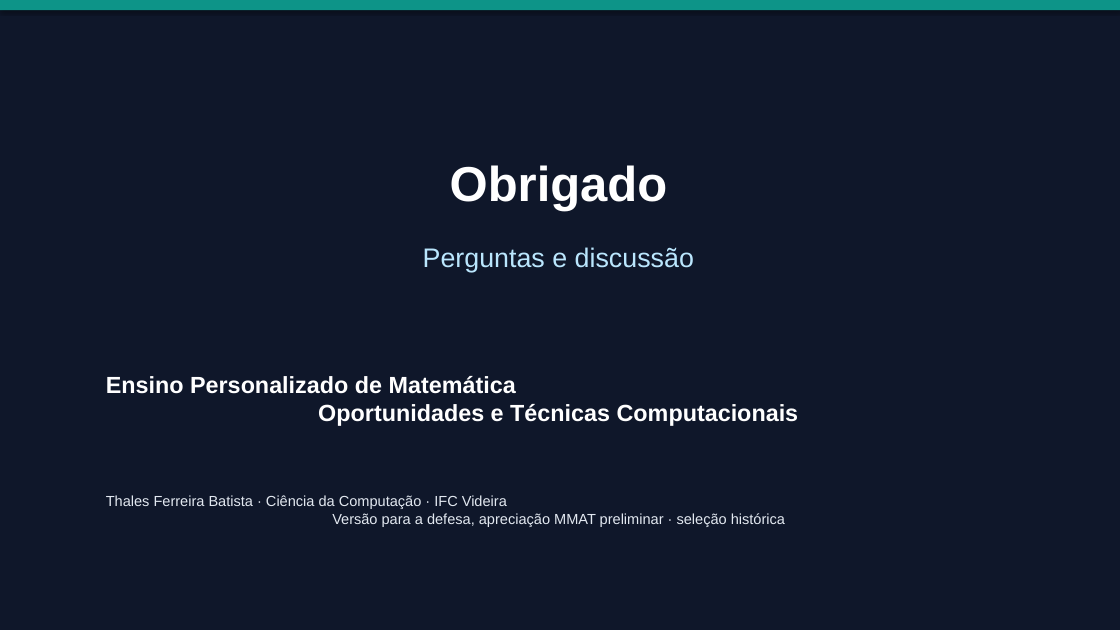
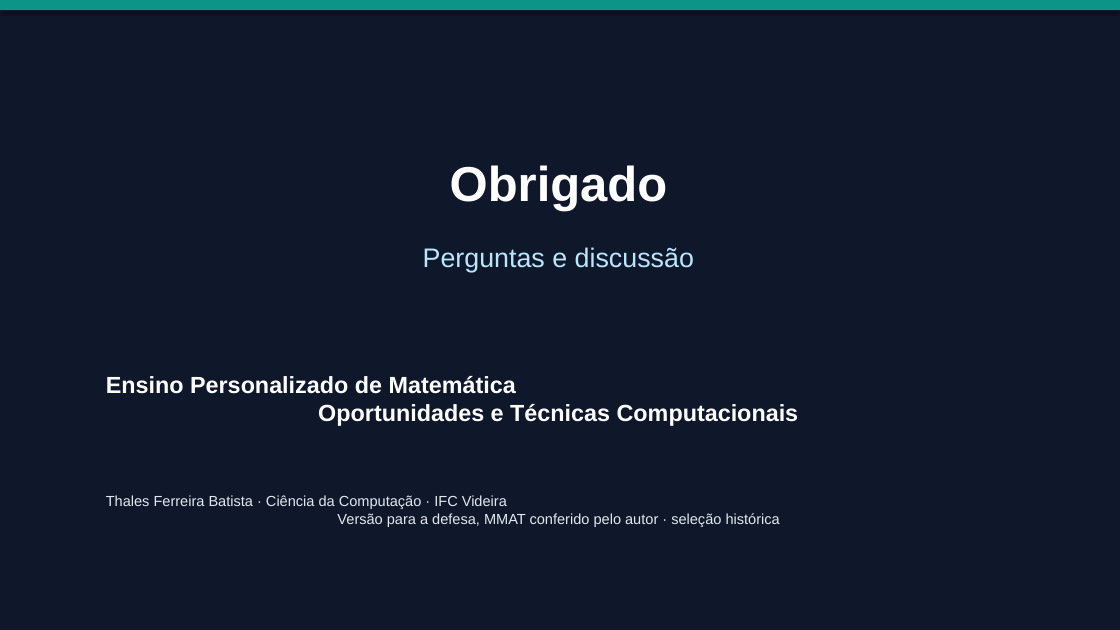
Before and after one commit to thalesfb/ccw, a slide deck: slide 19 of results/tcc/presentation/ensino_personalizado_de_matematica_tcc.pptx. Drawn at 1120x630 pixels with LibreOffice and Linux fonts; fonts in the diff are those of the drawing. Boxes give left, top, right and bottom in pixels: in the first picture for what was removed or moved away, otherwise in the second. Text is boxed around its words. In the diff, an @@ line names an element or a change of style, - is before the commit and + after.

Commit message:
:memo: docs(tcc): record author MMAT conference and recount (#165)
The author checked the 98 MMAT responses of the 14 studies with retrieved
full texts. Three answers changed (6915 Q3, 6916 Q2, 6917 Q5) and study 14
moves from category 2 to category 3 as a declared quasi-experiment.
Ledger, follow-up questions, tables, TCC text, deck, PPTX, site and README
now report the conferred appraisal; mixed-method components, screening and
extraction remain AI-assisted. Tests pinned to the previous state were
updated with the author's authorization.

```diff
--- a/results/tcc/presentation/ensino_personalizado_de_matematica_tcc.pptx
+++ b/results/tcc/presentation/ensino_personalizado_de_matematica_tcc.pptx
@@ text at (106,495,780,527): text changed @@
-Thales Ferreira Batista · Ciência da Computação · IFC Videira
-Versão para a defesa, apreciação MMAT preliminar · seleção histórica
+Thales Ferreira Batista · Ciência da Computação · IFC Videira
+Versão para a defesa, MMAT conferido pelo autor · seleção histórica
```
Also in this commit, not shown: 3 other slides changed, 36 other files.
